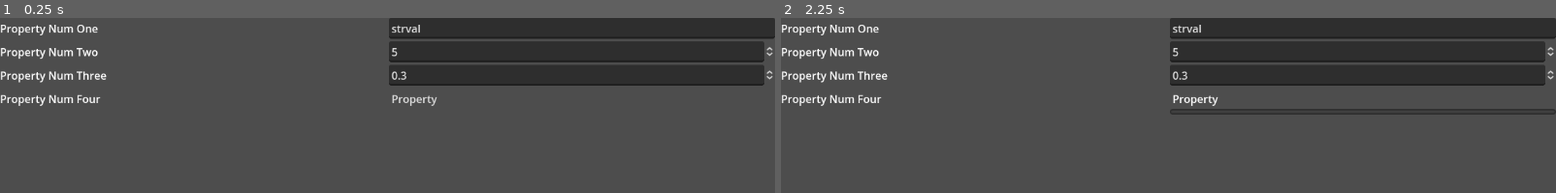
Above: before the commit, frames 1-2 (left to right).
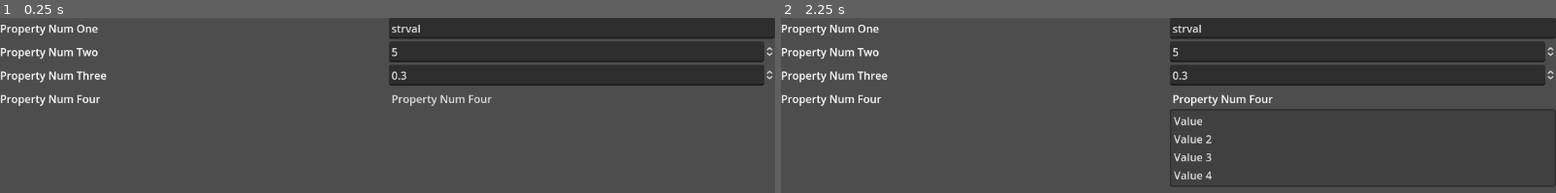
Above: after the commit, the same moments.

Repository: Ji-Xpress/ji-xpress
Game: Godot game, scene res://tests/test_property_fields.tscn
The game is run twice, just before and just after one commit, with the same random seed, the same clock (stepped at 60 frames per second) and the same inputs. The project has no main scene, so this scene is started directly.
Inputs:
- Up to frame 1 (0.25 s): no input
- Up to frame 2 (2.25 s): click "Property" (after the commit: "Property Num Four") at 0.5 s; click "Property" (after the commit: "Property Num Four") at 1.25 s; click "Property" (after the commit: "Property Num Four") at 2 s

The runs differ from the first frame. In frame 1, 0.1% of the frame differs, in the area x 56-64%, y 43-49%; in frame 2, 0.9%, in the area x 50-100%, y 43-97%.

Commit message:
Implement the dropdown property type

Diff:
--- a/nodes/properties_editor.gd
+++ b/nodes/properties_editor.gd
@@ -44,6 +44,15 @@
 			value_control.value = float(value)
 		SharedEnums.PropertyType.TypeDropDown:
 			value_control = dropdown_property_node.instantiate()
+			value_control.text = prop_name
+			value_control.values = value
+			var popup_menu: PopupMenu = value_control.get_popup()
+
+			var item_index: int = 0
+
+			for item in value:
+				popup_menu.add_item(value[item_index], item_index)
+				item_index += 1
 
 	if value_control != null:
 		value_control.property_id = property_id
--- a/nodes/property_nodes/dropdown_property.gd
+++ b/nodes/property_nodes/dropdown_property.gd
@@ -3,3 +3,17 @@
 signal value_updated(property_id: String, new_value)
 
 @export var property_id: String = ""
+
+# Store of values
+var values: Array = []
+
+# When an item is pressed
+func popup_index_pressed(index: int):
+	text = values[index]
+	emit_signal("value_updated", property_id, index)
+
+
+# Initalization
+func _ready():
+	var popup: PopupMenu = get_popup()
+	popup.connect("index_pressed", Callable(self, "popup_index_pressed"))
--- a/nodes/property_nodes/numeric_property.gd
+++ b/nodes/property_nodes/numeric_property.gd
@@ -5,5 +5,6 @@
 @export var property_id: String = ""
 
 
+# Property has changed
 func _on_value_changed(value):
 	emit_signal("value_updated", property_id, value)
--- a/nodes/property_nodes/text_property.gd
+++ b/nodes/property_nodes/text_property.gd
@@ -5,5 +5,6 @@
 @export var property_id: String = ""
 
 
+# Property has changed
 func _on_text_changed(new_text):
 	emit_signal("value_updated", property_id, new_text)
--- a/tests/test_property_fields.gd
+++ b/tests/test_property_fields.gd
@@ -15,12 +15,7 @@
 	},
 	"property_num_four": {
 		"type" : SharedEnums.PropertyType.TypeDropDown,
-		"value": {
-			"val_a": "Value",
-			"val_b": "Value b",
-			"val_c": "Value c",
-			"val_d": "Value d"
-		}
+		"value": ["Value", "Value 2", "Value 3", "Value 4"]
 	}
 }
 
@@ -32,8 +27,3 @@
 	for prop in properties:
 		var prop_data = properties[prop]
 		properties_editor.add_property(prop, prop_data.type, prop_data.value)
-
-
-# Called every frame. 'delta' is the elapsed time since the previous frame.
-func _process(delta):
-	pass
